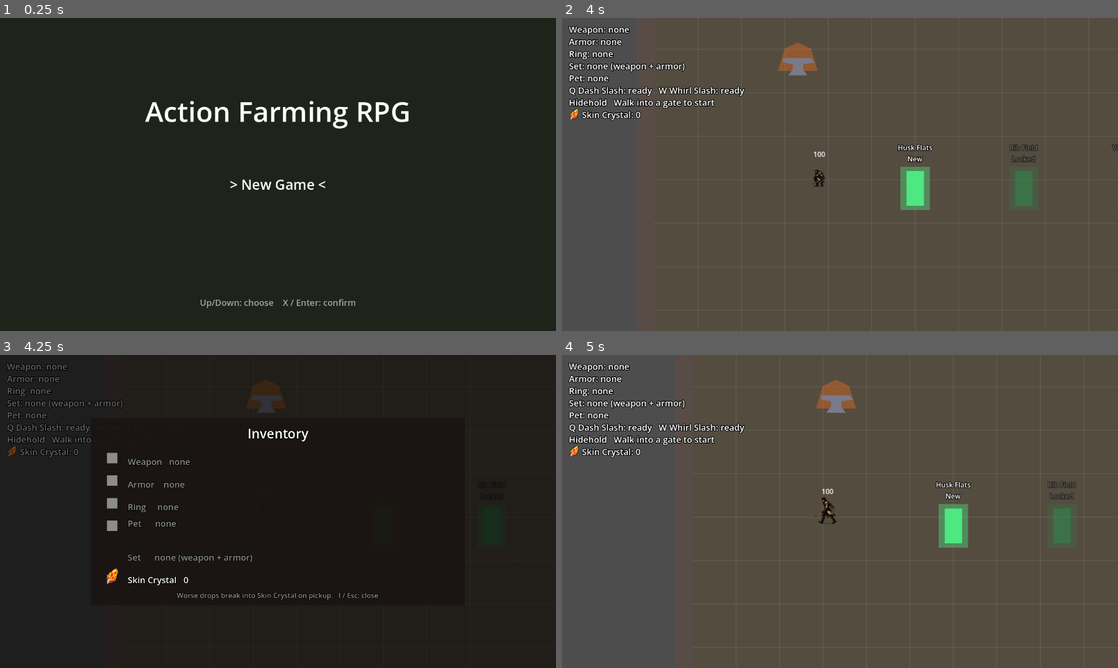
Above: before the commit, frames 1-4 (two rows, left to right).
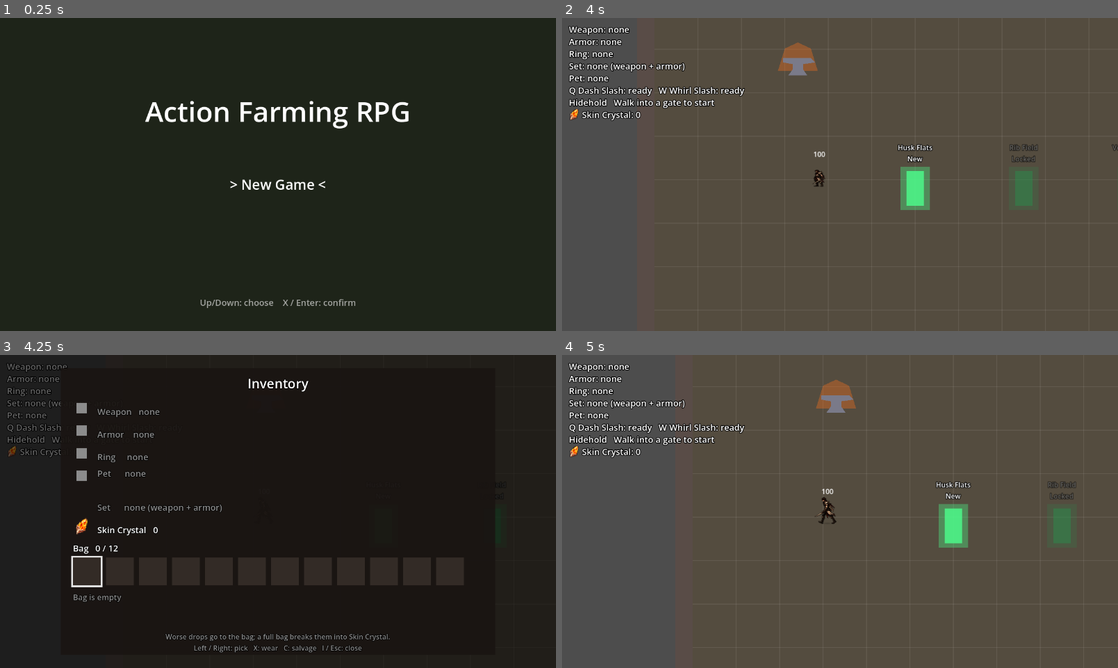
Above: after the commit, the same moments.

Repository: knc219-a11y/second-game
Game: Godot game, scene res://scenes/title.tscn
The game is run twice, just before and just after one commit, with the same random seed, the same clock (stepped at 60 frames per second) and the same inputs.
Inputs:
- Up to frame 1 (0.25 s): no input
- Up to frame 2 (4 s): tap Enter (ui_accept) at 0.5, 0.77, 1.52, 3.02, 3.77 s; hold Right (move_right) 0.53-1.28 s; hold X (attack) 0.53-1.28 s; tap C (interact) at 0.8, 1.35, 3.05, 3.6 s; hold Down (move_down) 1.28-2.03 s; tap Space (roll) at 1.55, 2.1, 3.8 s; hold Right (move_right) 2.03-2.78 s; hold X (attack) 2.03-2.78 s; hold Up (move_up) 2.78-3.53 s; tap X (attack) at 2.85 s; hold Left (move_left) from 3.53 s (still down)
- Up to frame 3 (4.25 s): keep holding Left (move_left); tap I (inventory) at 4.15 s
- Up to frame 4 (5 s): keep holding Left (move_left); tap Space (roll) at 4.35 s; tap Enter (ui_accept) at 4.52 s; tap X (attack) at 4.55 s; tap Escape (pause) at 4.9 s

Frames 1-2 are identical in both runs. In frame 3, 8.3% of the frame differs, in the area x 10-89%, y 4-96%; in frame 4, nothing differs.

Commit message:
Worse gear drops go to a 12-slot bag; inventory wears or salvages them
Drops no better than what's worn now go into player.bag (bag_size 12)
instead of salvaging at once; a full bag salvages as before. The I
inventory shows the bag as a row of slots: Left/Right pick, X wears the
item (the worn one swaps into its slot, a weapon keeps its forge level),
C salvages it into Skin Crystal. Saved in [bag] items; old saves load
an empty bag. Renames the player's set_name export to gear_set_name so
it no longer shadows Node.set_name().

Co-Authored-By: Claude Opus 5.5 (1M context) <noreply@anthropic.com>
Claude-Session: https://claude.ai/code/session_01AVxEQfRjUW9ibTse1FsCDS

Diff:
--- a/scripts/inventory.gd
+++ b/scripts/inventory.gd
@@ -1,10 +1,12 @@
 extends CanvasLayer
 
-# I opens a read-only inventory over a paused game: the three worn gear slots
-# (rarity colored, with value and forge level), the pet, the set and the Skin
-# Crystal count. I or Esc closes it. Drops still auto-equip or auto-salvage on
-# pickup (player.gd), so this only shows what you carry. Built in code; it keeps
-# running while the tree is paused (process_mode always in test_map.tscn).
+# I opens the inventory over a paused game: the three worn gear slots (rarity
+# colored, with value and forge level), the pet, the set and the Skin Crystal
+# count, then a row of bag slots (player.gd bag: drops no better than what's
+# worn). Left/Right pick a bag item, X wears it (the worn one goes into the bag)
+# and C salvages it into Skin Crystal. I or Esc closes it. Better drops still
+# auto-equip on pickup. Built in code; it keeps running while the tree is
+# paused (process_mode always in test_map.tscn).
 
 const CALLUS_BLADE_ICON := preload("res://art/stage1/drops/s1_drop_callus_blade.png")
 const NERVE_RING_ICON := preload("res://art/stage1/drops/s1_drop_nerve_ring.png")
@@ -14,9 +16,19 @@
 
 @export var empty_color: Color = Color(0.55, 0.55, 0.55, 1)
 @export var icon_size: float = 40.0
+@export var bag_cell_size: float = 64.0
+@export var bag_cell_gap: float = 12.0
+@export var bag_cell_color: Color = Color(0.2, 0.17, 0.15, 1)
+@export var cursor_color: Color = Color(1, 1, 1, 0.9)
 
 # Slot name -> [icon TextureRect, placeholder ColorRect, Label].
 var rows: Dictionary = {}
+# One per bag slot: [icon TextureRect, placeholder ColorRect, rarity bar ColorRect].
+var cells: Array = []
+var selected: int = 0
+var bag_heading: Label
+var detail: Label
+var cursor: ColorRect
 
 @onready var map: Node = get_parent()
 
@@ -30,13 +42,13 @@
 	add_child(dim)
 	var panel := ColorRect.new()
 	panel.color = Color(0.1, 0.08, 0.07, 0.92)
-	panel.position = Vector2(210, 145)
-	panel.size = Vector2(860, 430)
+	panel.position = Vector2(140, 30)
+	panel.size = Vector2(1000, 660)
 	add_child(panel)
 	var heading := _make_label(30)
 	heading.text = "Inventory"
 	heading.position = Vector2(0, 14)
-	heading.size = Vector2(860, 40)
+	heading.size = Vector2(1000, 40)
 	heading.horizontal_alignment = HORIZONTAL_ALIGNMENT_CENTER
 	panel.add_child(heading)
 	var y := 72.0
@@ -54,16 +66,51 @@
 		panel.add_child(swatch)
 		var label := _make_label(20)
 		label.position = Vector2(84, y)
-		label.size = Vector2(760, icon_size + 16)
+		label.size = Vector2(900, icon_size + 16)
 		label.vertical_alignment = VERTICAL_ALIGNMENT_CENTER if slot != "pet" else VERTICAL_ALIGNMENT_TOP
 		panel.add_child(label)
 		rows[slot] = [icon, swatch, label]
 		y += 52.0 if slot != "pet" else 64.0
+	bag_heading = _make_label(20)
+	bag_heading.position = Vector2(28, y + 4)
+	panel.add_child(bag_heading)
+	var cell_y := y + 40.0
+	cursor = ColorRect.new()
+	cursor.color = cursor_color
+	cursor.size = Vector2(bag_cell_size + 8, bag_cell_size + 8)
+	panel.add_child(cursor)
+	# map.player is still unset here (the map's @onready runs after its children).
+	for i in map.get_node("World/Player").bag_size:
+		var cell := ColorRect.new()
+		cell.color = bag_cell_color
+		cell.position = Vector2(28 + i * (bag_cell_size + bag_cell_gap), cell_y)
+		cell.size = Vector2(bag_cell_size, bag_cell_size)
+		panel.add_child(cell)
+		var icon := TextureRect.new()
+		icon.expand_mode = TextureRect.EXPAND_IGNORE_SIZE
+		icon.stretch_mode = TextureRect.STRETCH_KEEP_ASPECT_CENTERED
+		icon.texture_filter = CanvasItem.TEXTURE_FILTER_NEAREST
+		icon.position = Vector2(8, 4)
+		icon.size = Vector2(bag_cell_size - 16, bag_cell_size - 16)
+		cell.add_child(icon)
+		var swatch := ColorRect.new()
+		swatch.position = Vector2(18, 14)
+		swatch.size = Vector2(bag_cell_size - 36, bag_cell_size - 36)
+		cell.add_child(swatch)
+		var bar := ColorRect.new()
+		bar.position = Vector2(0, bag_cell_size - 8)
+		bar.size = Vector2(bag_cell_size, 8)
+		cell.add_child(bar)
+		cells.append([icon, swatch, bar])
+	detail = _make_label(18)
+	detail.position = Vector2(28, cell_y + bag_cell_size + 14)
+	detail.size = Vector2(944, 60)
+	panel.add_child(detail)
 	var hint := _make_label(16)
-	hint.text = "Worse drops break into Skin Crystal on pickup.   I / Esc: close"
+	hint.text = "Worse drops go to the bag; a full bag breaks them into Skin Crystal.\nLeft / Right: pick   X: wear   C: salvage   I / Esc: close"
 	hint.modulate = empty_color
-	hint.position = Vector2(0, 396)
-	hint.size = Vector2(860, 24)
+	hint.position = Vector2(0, 606)
+	hint.size = Vector2(1000, 48)
 	hint.horizontal_alignment = HORIZONTAL_ALIGNMENT_CENTER
 	panel.add_child(hint)
 
@@ -72,6 +119,20 @@
 	if visible:
 		if Input.is_action_just_pressed("inventory") or Input.is_action_just_pressed("pause"):
 			close()
+			return
+		var p: Node = map.player
+		if Input.is_action_just_pressed("move_left"):
+			selected = maxi(0, selected - 1)
+			refresh()
+		elif Input.is_action_just_pressed("move_right"):
+			selected = mini(p.bag_size - 1, selected + 1)
+			refresh()
+		elif Input.is_action_just_pressed("attack") and selected < p.bag.size():
+			p.wear_from_bag(selected)
+			refresh()
+		elif Input.is_action_just_pressed("interact") and selected < p.bag.size():
+			p.salvage_from_bag(selected)
+			refresh()
 	elif Input.is_action_just_pressed("inventory") and _can_open():
 		open()
 
@@ -124,11 +185,59 @@
 			p.pet_colors[i], SCAB_PUP_ICON if p.pet_kind == 2 else null, p.pet_colors[i])
 	else:
 		_set_row("pet", "Pet      none", empty_color, null, empty_color)
-	# The HUD's set line (player.gd _update_set_label). Read from there: the
-	# player's set_name export collides with Node.set_name() on outside access.
+	# The HUD's set line (player.gd _update_set_label).
 	var set_text: String = p.set_label.text.trim_prefix("Set: ")
 	_set_row("set", "Set      " + set_text, Color(1, 0.95, 0.6, 1) if p.has_set() else empty_color, null, Color(0, 0, 0, 0))
 	_set_row("material", "%s   %d" % [p.material_name, p.materials], Color(1, 1, 1, 1), CRYSTAL_ICON, empty_color)
+	_refresh_bag()
+
+
+func _refresh_bag() -> void:
+	var p: Node = map.player
+	bag_heading.text = "Bag   %d / %d" % [p.bag.size(), p.bag_size]
+	for i in cells.size():
+		var cell: Array = cells[i]
+		if i < p.bag.size():
+			var item: Dictionary = p.bag[i]
+			var icon := _item_icon(item)
+			cell[0].texture = icon
+			cell[0].visible = icon != null
+			cell[1].color = p.weapon_arc_color[item.tier - 1]
+			cell[1].visible = icon == null
+			cell[2].color = p.rarity_colors[item.rarity]
+			cell[2].visible = true
+		else:
+			cell[0].visible = false
+			cell[1].visible = false
+			cell[2].visible = false
+	var first: Control = cells[0][0].get_parent()
+	cursor.position = first.position + Vector2(selected * (bag_cell_size + bag_cell_gap) - 4, -4)
+	if selected >= p.bag.size():
+		detail.text = "Empty slot" if p.bag.size() > 0 else "Bag is empty"
+		detail.add_theme_color_override("font_color", empty_color)
+		return
+	var item: Dictionary = p.bag[selected]
+	var text: String = p.gear_text(item.kind, item.tier, item.rarity, item.value)
+	if item.forge > 0:
+		text += "  Forge +%d" % item.forge
+	var worn: Dictionary = p.worn_item(item.kind)
+	if worn.is_empty():
+		text += "   (nothing worn)"
+	else:
+		text += "   (worn: %s%s)" % [p.gear_text(worn.kind, worn.tier, worn.rarity, worn.value),
+			"  Forge +%d" % worn.forge if worn.forge > 0 else ""]
+	text += "\nX: wear   C: salvage for %d %s" % [p.salvage_amounts[item.rarity], p.material_name]
+	detail.text = text
+	detail.add_theme_color_override("font_color", p.rarity_colors[item.rarity])
+
+
+func _item_icon(item: Dictionary) -> Texture2D:
+	match item.kind:
+		"armor":
+			return ARMOR_ICON
+		"ring":
+			return NERVE_RING_ICON
+	return CALLUS_BLADE_ICON if item.tier == 1 else null
 
 
 # icon null shows a colored square in its place (gear without painted art yet).
--- a/scripts/player.gd
+++ b/scripts/player.gd
@@ -103,6 +103,11 @@
 # replaces it if its bonus beats bonus + forge, and the new weapon starts at 0.
 # Saved in SAVE_PATH [gear] weapon_forge (older saves load 0).
 @export var forge_costs: Array[int] = [5, 10, 20]
+# Bag (I opens it, inventory.gd): a weapon, armor or ring drop no better than
+# what's worn goes into the bag instead of breaking down, so it can be worn or
+# salvaged by hand later. Only once bag_size items are in it do such drops
+# auto-salvage as above. Saved in SAVE_PATH [bag] items (older saves load empty).
+@export var bag_size: int = 12
 # Placeholder spark burst at each graze (grows and fades over graze_spark_duration),
 # and a crackling halo behind the Player while rolling with the ring.
 @export var graze_spark_color: Color = Color(1, 0.8, 0.25, 1)
@@ -131,7 +136,7 @@
 # shockwave_y_scale) to match the top-down 2.5D floor; hit test uses the same shape.
 # With the ring worn too (full set, 3 pieces) the shockwave grows to the
 # full_set_* values: wider, harder and a hotter color.
-@export var set_name: String = "Hunter's Set"
+@export var gear_set_name: String = "Hunter's Set"
 @export var shockwave_radius: float = 120.0
 @export var shockwave_y_scale: float = 0.5
 @export var shockwave_damage: int = 5
@@ -283,6 +288,8 @@
 var ring_value: int = 0
 # Skin Crystal from auto-salvage (see salvage_amounts).
 var materials: int = 0
+# Bag items, oldest first: {"kind": "weapon"/"armor"/"ring", "tier", "rarity", "value", "forge"}.
+var bag: Array[Dictionary] = []
 # Enemies already grazed by the current roll (Nerve Ring).
 var roll_hit_targets: Array[Node] = []
 var shockwave_time_left: float = 0.0
@@ -866,11 +873,11 @@
 func _update_set_label() -> void:
 	_build_shockwave_ring()
 	if has_full_set():
-		set_label.text = "Set: %s 3/3 (big 3rd hit shockwave)" % set_name
-		print("Full set active: %s" % set_name)
+		set_label.text = "Set: %s 3/3 (big 3rd hit shockwave)" % gear_set_name
+		print("Full set active: %s" % gear_set_name)
 	elif has_set():
-		set_label.text = "Set: %s 2/3 (3rd hit shockwave, ring for more)" % set_name
-		print("Set active: %s" % set_name)
+		set_label.text = "Set: %s 2/3 (3rd hit shockwave, ring for more)" % gear_set_name
+		print("Set active: %s" % gear_set_name)
 	else:
 		set_label.text = "Set: none (weapon + armor)"
 
@@ -951,13 +958,13 @@
 func equip_weapon(tier: int, rarity: int = 0, bonus: int = -1) -> void:
 	if bonus < 0:
 		bonus = weapon_damage_bonus[tier - 1]
-	# A drop no better than the current weapon is salvaged into Skin Crystal.
+	# A drop no better than the current weapon goes to the bag (or Skin Crystal).
 	if is_dead:
 		return
 	# The forge levels count, so a forged weapon is never swapped for a weaker one.
 	if weapon_tier > 0 and bonus <= weapon_bonus + weapon_forge:
 		print("Passed on %s (wearing +%d)" % [weapon_text(tier, rarity, bonus), weapon_bonus + weapon_forge])
-		salvage(rarity)
+		_bag_or_salvage("weapon", tier, rarity, bonus)
 		return
 	weapon_tier = tier
 	weapon_rarity = rarity
@@ -1018,12 +1025,12 @@
 func equip_armor(rarity: int = 0, value: int = -1) -> void:
 	if value < 0:
 		value = armor_damage_reduction
-	# A drop no better than the worn armor is salvaged into Skin Crystal.
+	# A drop no better than the worn armor goes to the bag (or Skin Crystal).
 	if is_dead:
 		return
 	if has_armor and value <= armor_value:
 		print("Passed on %s (wearing -%d)" % [armor_text(rarity, value), armor_value])
-		salvage(rarity)
+		_bag_or_salvage("armor", 1, rarity, value)
 		return
 	has_armor = true
 	armor_rarity = rarity
@@ -1043,7 +1050,7 @@
 		return
 	if has_ring and value <= ring_value:
 		print("Passed on %s (wearing %d)" % [ring_text(rarity, value), ring_value])
-		salvage(rarity)
+		_bag_or_salvage("ring", 1, rarity, value)
 		return
 	has_ring = true
 	ring_rarity = rarity
@@ -1055,7 +1062,68 @@
 	_save_gear()
 
 
-# Breaks a passed-on drop of this rarity down into Skin Crystal.
+# A passed-on drop goes into the bag, or breaks down when the bag is full.
+func _bag_or_salvage(kind: String, tier: int, rarity: int, value: int) -> void:
+	if bag.size() >= bag_size:
+		salvage(rarity)
+		return
+	bag.append({"kind": kind, "tier": tier, "rarity": rarity, "value": value, "forge": 0})
+	print("Bagged %s (%d/%d)" % [gear_text(kind, tier, rarity, value), bag.size(), bag_size])
+	_save_gear()
+	_spawn_salvage_popup("Bag: %s" % gear_text(kind, tier, rarity, value), rarity_colors[rarity])
+
+
+# What's worn in this kind's slot, as a bag item ({} when the slot is empty).
+func worn_item(kind: String) -> Dictionary:
+	match kind:
+		"armor":
+			return {"kind": kind, "tier": 1, "rarity": armor_rarity, "value": armor_value, "forge": 0} if has_armor else {}
+		"ring":
+			return {"kind": kind, "tier": 1, "rarity": ring_rarity, "value": ring_value, "forge": 0} if has_ring else {}
+	if weapon_tier == 0:
+		return {}
+	return {"kind": kind, "tier": weapon_tier, "rarity": weapon_rarity, "value": weapon_bonus, "forge": weapon_forge}
+
+
+# Wears bag item index even if it's worse; whatever was worn takes its bag slot.
+# A weapon keeps its forge level both ways.
+func wear_from_bag(index: int) -> void:
+	if is_dead or index < 0 or index >= bag.size():
+		return
+	var item: Dictionary = bag[index]
+	var old := worn_item(item.kind)
+	bag.remove_at(index)
+	if not old.is_empty():
+		bag.insert(index, old)
+	# Empty the slot so the equip below always takes the item.
+	match item.kind:
+		"armor":
+			has_armor = false
+			equip_armor(item.rarity, item.value)
+		"ring":
+			has_ring = false
+			equip_ring(item.rarity, item.value)
+		_:
+			weapon_tier = 0
+			weapon_forge = 0
+			equip_weapon(item.tier, item.rarity, item.value)
+			weapon_forge = item.forge
+			_update_weapon_label()
+			_save_gear()
+	play_pickup_sound()
+
+
+# Breaks bag item index down into Skin Crystal (a forged weapon's levels are lost).
+func salvage_from_bag(index: int) -> void:
+	if is_dead or index < 0 or index >= bag.size():
+		return
+	var item: Dictionary = bag[index]
+	bag.remove_at(index)
+	print("Salvaged %s from the bag" % gear_text(item.kind, item.tier, item.rarity, item.value))
+	salvage(item.rarity)
+
+
+# Breaks a drop of this rarity down into Skin Crystal.
 func salvage(rarity: int) -> void:
 	var amount := salvage_amounts[rarity]
 	materials += amount
@@ -1132,6 +1200,7 @@
 	cfg.set_value("gear", "ring_value", ring_value)
 	cfg.set_value("gear", "pet_kind", pet_kind)
 	cfg.set_value("materials", "skin_crystal", materials)
+	cfg.set_value("bag", "items", bag)
 	cfg.save(SAVE_PATH)
 
 
@@ -1143,6 +1212,7 @@
 	# Saves from before salvage load with 0.
 	materials = maxi(0, cfg.get_value("materials", "skin_crystal", 0))
 	_update_material_label()
+	_load_bag(cfg.get_value("bag", "items", []))
 	var tier: int = clampi(cfg.get_value("gear", "weapon_tier", 0), 0, weapon_names.size())
 	var kind: int = clampi(cfg.get_value("gear", "pet_kind", 0), 0, pet_names.size())
 	if tier > 0:
@@ -1163,6 +1233,23 @@
 	if kind > 0:
 		equip_pet(kind)
 	print("Loaded save: weapon %d +%d forge %d, armor %s -%d, ring %s %d, pet %d, %d %s" % [weapon_tier, weapon_bonus, weapon_forge, has_armor, armor_value, has_ring, ring_value, pet_kind, materials, material_name])
+
+
+# Saved bag items, skipping any that don't look like gear.
+func _load_bag(items: Variant) -> void:
+	bag.clear()
+	if not items is Array:
+		return
+	for item in items:
+		if bag.size() >= bag_size:
+			break
+		if not item is Dictionary or not item.get("kind", "") in ["weapon", "armor", "ring"]:
+			continue
+		bag.append({"kind": item.kind,
+			"tier": clampi(item.get("tier", 1), 1, weapon_names.size()),
+			"rarity": clampi(item.get("rarity", 0), 0, RARITY_NAMES.size() - 1),
+			"value": maxi(1, item.get("value", 1)),
+			"forge": clampi(item.get("forge", 0), 0, forge_costs.size())})
 
 
 # Returns false at full HP (or dead) so the drop stays on the ground.
